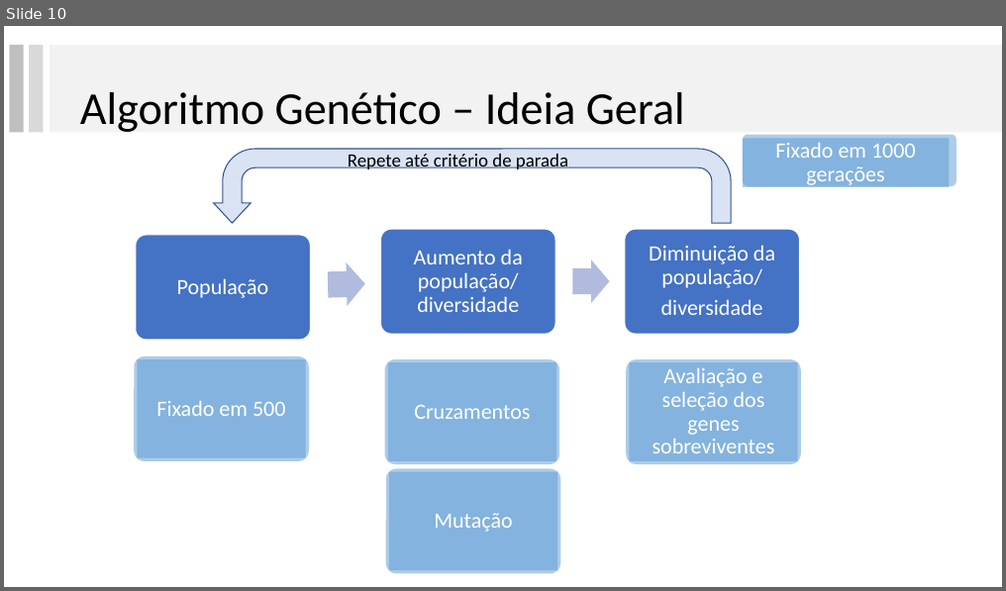
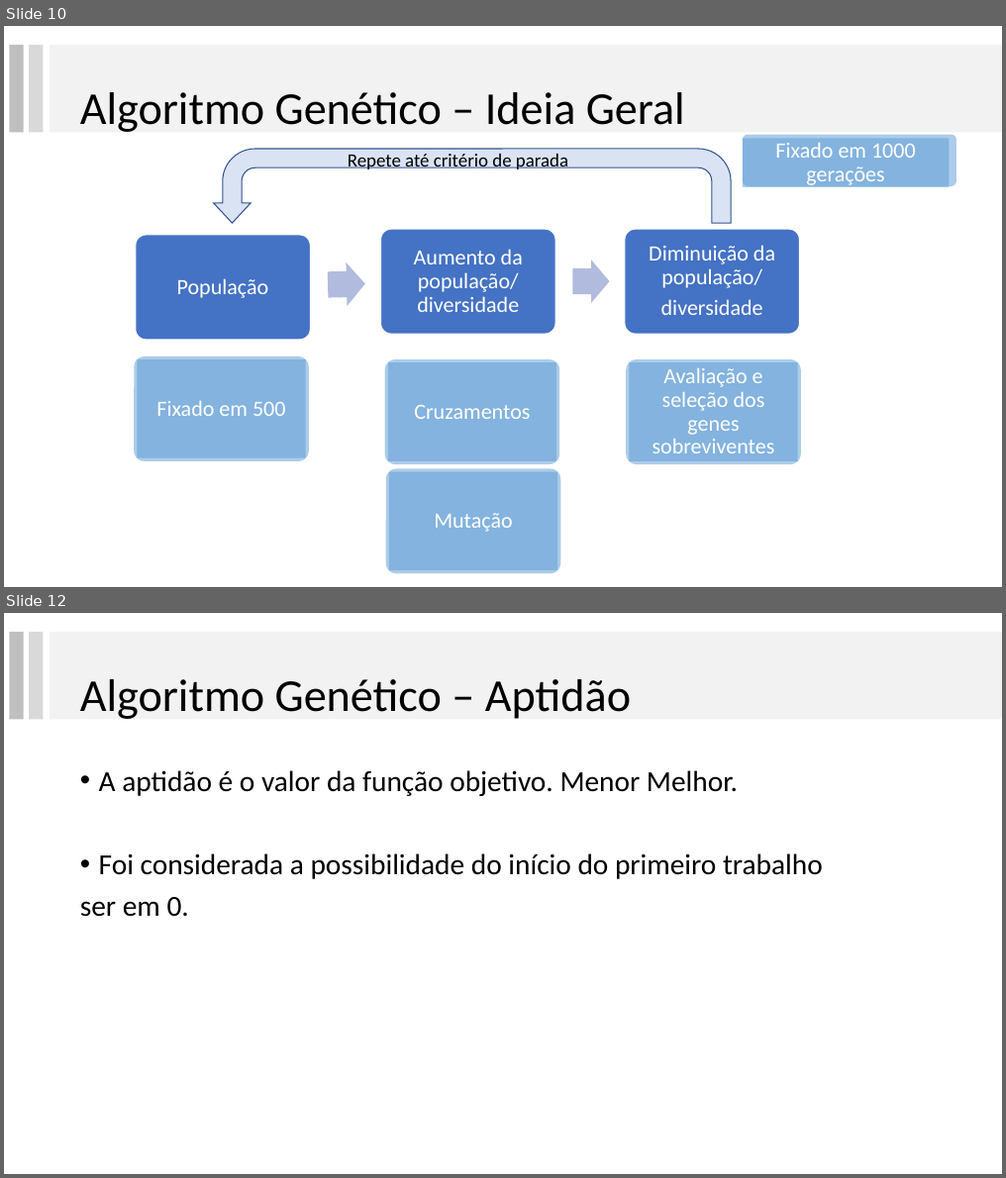
Before and after one commit to lpbiasoto/metaheuristicas, a slide deck: Apresentacao 3/ApresentacaoGA.pptx. Shown one above the other, each under a label of ours: slide 10 before the commit, slides 10 and 12 after it; the slides between them are not shown. The pictures are 1006x591 and 1006x1178 pixels, drawn with LibreOffice and Linux fonts; fonts in the diff are those of the drawing. Boxes give left, top, right and bottom in pixels: in the first picture for what was removed or moved away, otherwise in the second. Text is boxed around its words. In the diff, an @@ line names an element or a change of style, - is before the commit and + after.

```diff
--- a/Apresentacao 3/ApresentacaoGA.pptx
+++ b/Apresentacao 3/ApresentacaoGA.pptx
@@ slide 12 added at [4, 613, 1002, 1174], background #FFFFFF @@
@@ rectangle added at [9, 632, 24, 719], fill #BFBFBF @@
@@ rectangle added at [29, 632, 43, 719], fill #D9D9D9 @@
@@ rectangle added at [50, 632, 1002, 719], fill #F2F2F2 @@
@@ title added at [80, 679, 631, 719], 44 pt, text #000000 @@
+Algoritmo Genético – Aptidão
@@ text added at [80, 770, 823, 917], 28 pt, text #000000 @@
+• A aptidão é o valor da função objetivo. Menor Melhor.
+• Foi considerada a possibilidade do início do primeiro trabalho
+ser em 0.
```
Also in this commit, not shown: 4 slides changed, 10 other slides added, 4 slides removed, 1 other file.
